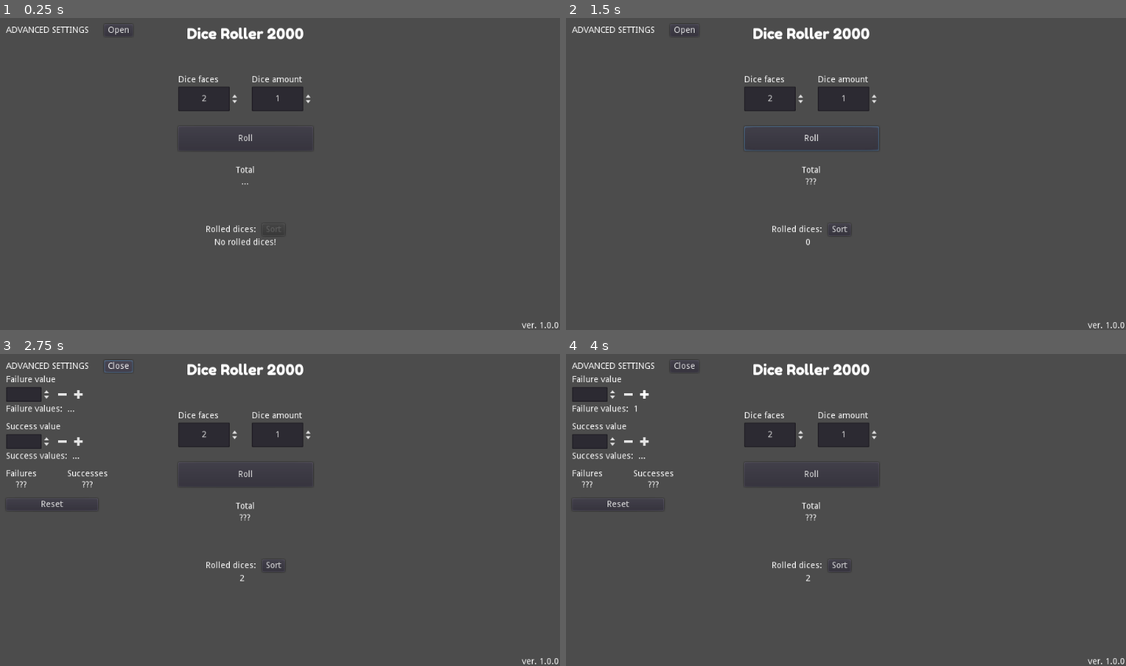
Above: before the commit, frames 1-4 (two rows, left to right).
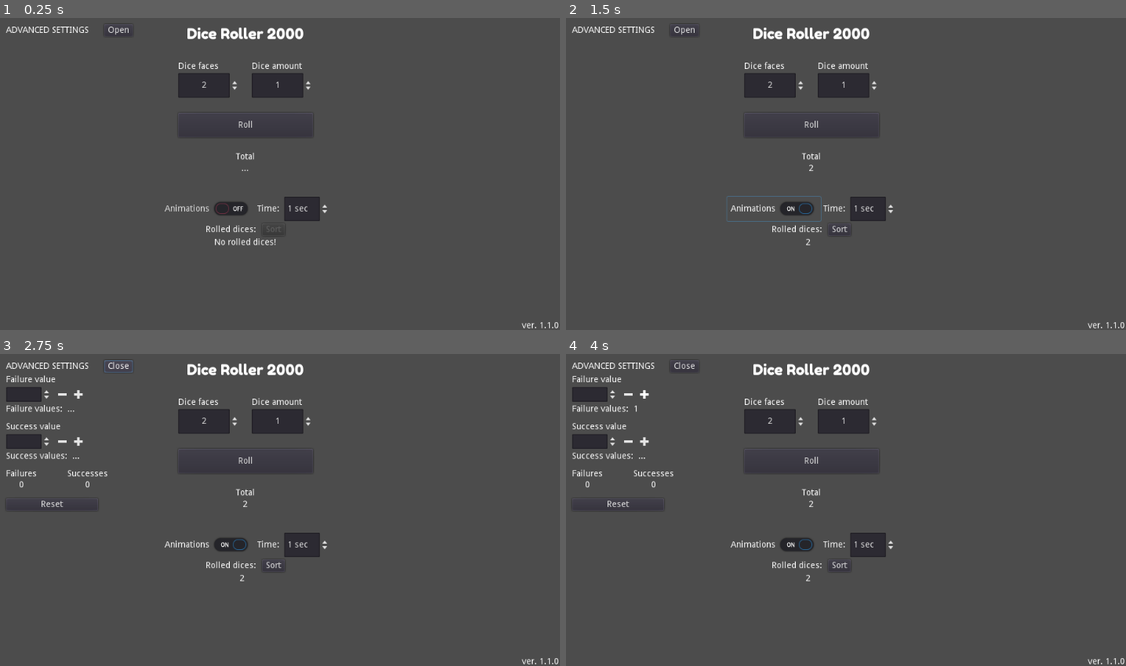
Above: after the commit, the same moments.

Repository: TheAspen/Dice_Roller_2000
Game: Godot game, scene res://Main.tscn
Two runs of this game, one before a commit and one after it. Both use one fixed random seed, a clock stepped at 60 frames per second and the inputs below.
Inputs (mouse positions are in pixels of both pictures, inside the frame that each line leads up to):
- Up to frame 1 (0.25 s): no input
- Up to frame 2 (1.5 s): click "Roll" at 0.5 s; click (773, 208) at 1.25 s, where only the run after the commit has a clickable "Animations"
- Up to frame 3 (2.75 s): click "Open" at 2 s
- Up to frame 4 (4 s): click (627, 394) at 2.75 s; click (644, 394) at 3.5 s

The runs differ from the first frame. In frame 1, 2.8% of the frame differs, in the area x 29-99%, y 14-100%; in frame 2, 3.0%, in the area x 28-99%, y 14-100%; in frame 3, 2.9%; in frame 4, 2.9%.

Commit message:
Updated version number. Animation toggle button added. Small animation script updates.

Diff:
--- a/Main.tscn
+++ b/Main.tscn
@@ -265,13 +265,13 @@
 
 [node name="HBoxContainer" type="HBoxContainer" parent="App/VBoxContainer"]
 margin_right = 782.0
-margin_bottom = 322.0
+margin_bottom = 278.0
 mouse_filter = 2
 size_flags_vertical = 3
 
 [node name="VBoxContainer" type="VBoxContainer" parent="App/VBoxContainer/HBoxContainer"]
 margin_right = 782.0
-margin_bottom = 322.0
+margin_bottom = 278.0
 mouse_filter = 2
 size_flags_horizontal = 3
 
@@ -287,16 +287,16 @@
 [node name="CenterContainer" type="CenterContainer" parent="App/VBoxContainer/HBoxContainer/VBoxContainer"]
 margin_top = 34.0
 margin_right = 782.0
-margin_bottom = 322.0
+margin_bottom = 278.0
 mouse_filter = 2
 size_flags_horizontal = 3
 size_flags_vertical = 3
 
 [node name="Container" type="VBoxContainer" parent="App/VBoxContainer/HBoxContainer/VBoxContainer/CenterContainer"]
 margin_left = 281.0
-margin_top = 50.0
+margin_top = 28.0
 margin_right = 501.0
-margin_bottom = 237.0
+margin_bottom = 215.0
 custom_constants/separation = 25
 
 [node name="HBoxContainer" type="HBoxContainer" parent="App/VBoxContainer/HBoxContainer/VBoxContainer/CenterContainer/Container"]
@@ -404,15 +404,46 @@
 valign = 1
 
 [node name="RolledDicesArray" type="VBoxContainer" parent="App/VBoxContainer"]
-margin_top = 326.0
+margin_top = 282.0
 margin_right = 782.0
 margin_bottom = 500.0
 grow_vertical = 2
 alignment = 2
 
+[node name="AnimationSettings" type="HBoxContainer" parent="App/VBoxContainer/RolledDicesArray"]
+margin_right = 782.0
+margin_bottom = 40.0
+alignment = 1
+
+[node name="AnimToggle" type="CheckButton" parent="App/VBoxContainer/RolledDicesArray/AnimationSettings"]
+margin_left = 253.0
+margin_right = 406.0
+margin_bottom = 40.0
+hint_tooltip = "Enable dice rolling animations.
+Disable if you want to see results instantly."
+size_flags_horizontal = 4
+text = "Animations"
+
+[node name="AnimTimeLabel" type="Label" parent="App/VBoxContainer/RolledDicesArray/AnimationSettings"]
+margin_left = 410.0
+margin_top = 13.0
+margin_right = 450.0
+margin_bottom = 27.0
+text = "Time: "
+
+[node name="AnimTime" type="SpinBox" parent="App/VBoxContainer/RolledDicesArray/AnimationSettings"]
+margin_left = 454.0
+margin_right = 528.0
+margin_bottom = 40.0
+hint_tooltip = "Animation time for a single roll. Default: 1 second"
+min_value = 1.0
+value = 1.0
+suffix = "sec"
+
 [node name="HBoxContainer" type="HBoxContainer" parent="App/VBoxContainer/RolledDicesArray"]
-margin_right = 782.0
-margin_bottom = 20.0
+margin_top = 44.0
+margin_right = 782.0
+margin_bottom = 64.0
 custom_constants/separation = 10
 alignment = 1
 
@@ -447,9 +478,9 @@
 autowrap = true
 
 [node name="ScrollContainer" type="ScrollContainer" parent="App/VBoxContainer/RolledDicesArray"]
-margin_top = 24.0
-margin_right = 782.0
-margin_bottom = 174.0
+margin_top = 68.0
+margin_right = 782.0
+margin_bottom = 218.0
 rect_min_size = Vector2( 400, 150 )
 size_flags_horizontal = 3
 follow_focus = true
@@ -469,7 +500,7 @@
 margin_bottom = 600.0
 size_flags_horizontal = 8
 size_flags_vertical = 8
-text = "ver. 1.0.0"
+text = "ver. 1.1.0"
 
 [connection signal="pressed" from="App/OptionalSettingsMain/HBoxContainer/OpenSettings" to="." method="_on_OpenSettings_pressed"]
 [connection signal="pressed" from="App/OptionalSettingsMain/OptionalSettings/FailureSettings/HBoxContainer/DecreaseButtonFailure" to="." method="_on_DecreaseButtonFailure_pressed"]
@@ -478,4 +509,5 @@
 [connection signal="pressed" from="App/OptionalSettingsMain/OptionalSettings/SuccessSettings/HBoxContainer2/AddButtonSuccess" to="." method="_on_AddButtonSuccess_pressed"]
 [connection signal="pressed" from="App/OptionalSettingsMain/OptionalSettings/ClearOptionalValues" to="." method="_on_ClearOptionalValues_pressed"]
 [connection signal="pressed" from="App/VBoxContainer/HBoxContainer/VBoxContainer/CenterContainer/Container/Roll" to="." method="_on_Roll_pressed"]
+[connection signal="toggled" from="App/VBoxContainer/RolledDicesArray/AnimationSettings/AnimToggle" to="." method="_on_AnimToggle_toggled"]
 [connection signal="pressed" from="App/VBoxContainer/RolledDicesArray/HBoxContainer/SortButton" to="." method="_on_SortButton_pressed"]
--- a/Scripts/Components/GridScript.gd
+++ b/Scripts/Components/GridScript.gd
@@ -31,5 +31,5 @@
 	# Index is 0 when child_cout is 1 (Indexing starts from 0)
 	# Thats why we need to check index is smaller than get_child_count
 	if(index < get_child_count() && get_child(index)):
-		get_child(index)._start()
+		get_child(index)._start(animations)
 	pass
--- a/Scripts/Components/LabelScript.gd
+++ b/Scripts/Components/LabelScript.gd
@@ -39,14 +39,11 @@
 	add_child(animTimer)
 
 func _starTimer():
-	#print("stopped: ", animTimer.is_stopped())
 	if(animTimer.is_stopped()):
 		animTimer.start()
 		_setNewRandomValue()
-		print("animstopped")
 
 func _setNewRandomValue():
-	print("setname")
 	text = var2str(generator.randi_range(0, maxValue))
 
 # Call this from Grid
@@ -82,15 +79,15 @@
 	if(animTimer.is_stopped()):
 		_starTimer()
 	if(zero < timer):
-		# text = var2str(generator.randi_range(0, maxValue))
 		zero = zero + 1 * delta
 		return
 	_setValues()
-
-	#print(animTimer.time_left)
 	pass
 
 
-func _start():
+func _start(doAnimation: bool):
 	self.show()
-	valueSet = false
+	if(doAnimation):
+		valueSet = false
+	else:
+		_setValues()
--- a/Scripts/MainScript.gd
+++ b/Scripts/MainScript.gd
@@ -10,7 +10,7 @@
 var settingsOpened = false
 var sorter = null
 var resultTotal = 0
-var showAnimations = true
+var showAnimations = false
 
 onready var resultGrid = $App/VBoxContainer/RolledDicesArray/ScrollContainer/GridContainer
 onready var resultLabel = $App/VBoxContainer/HBoxContainer/VBoxContainer/CenterContainer/Container/Results/Result
@@ -22,6 +22,7 @@
 onready var failureValuesArray = $App/OptionalSettingsMain/OptionalSettings/FailureSettings/HBoxContainer2/FailureValuesArray
 onready var successValuesArray = $App/OptionalSettingsMain/OptionalSettings/SuccessSettings/HBoxContainer/SuccessValuesArray
 onready var sortButton = $App/VBoxContainer/RolledDicesArray/HBoxContainer/SortButton
+onready var animTime = $App/VBoxContainer/RolledDicesArray/AnimationSettings/AnimTime
 
 class CustomSorter:
 	static func customSorter(a, b):
@@ -100,7 +101,7 @@
 	# Roll
 	resultTotal = _rolldice(dice, amount)
 	# Start createing result labels
-	resultGrid._createLabels(dice, 1, results, failureValues, successValues, showAnimations)
+	resultGrid._createLabels(dice, animTime.value, results, failureValues, successValues, showAnimations)
 	# Check failure and success values (Only for total sums)
 	_checkFailures()
 	_checkSuccess()
@@ -232,11 +233,13 @@
 
 func _on_SortButton_pressed():
 	var children = resultGrid.get_children()
-	# var array = []
-	# for i in children.size():
-	# 	array.push_back(children[i].text)
 	results.sort_custom(sorter,"customSorter")
 	for i in children.size():
 		children[i].text = var2str(results[i])
 		resultGrid._setColorToResult(children[i], i, failureValues, successValues, results)
 	pass
+
+
+func _on_AnimToggle_toggled(button_pressed):
+	showAnimations = button_pressed
+	pass
